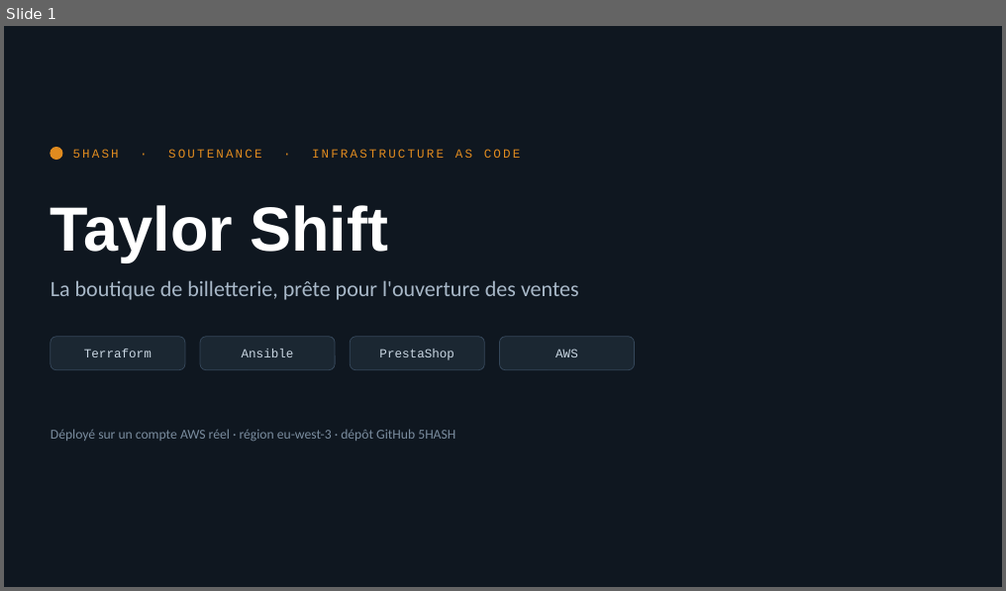
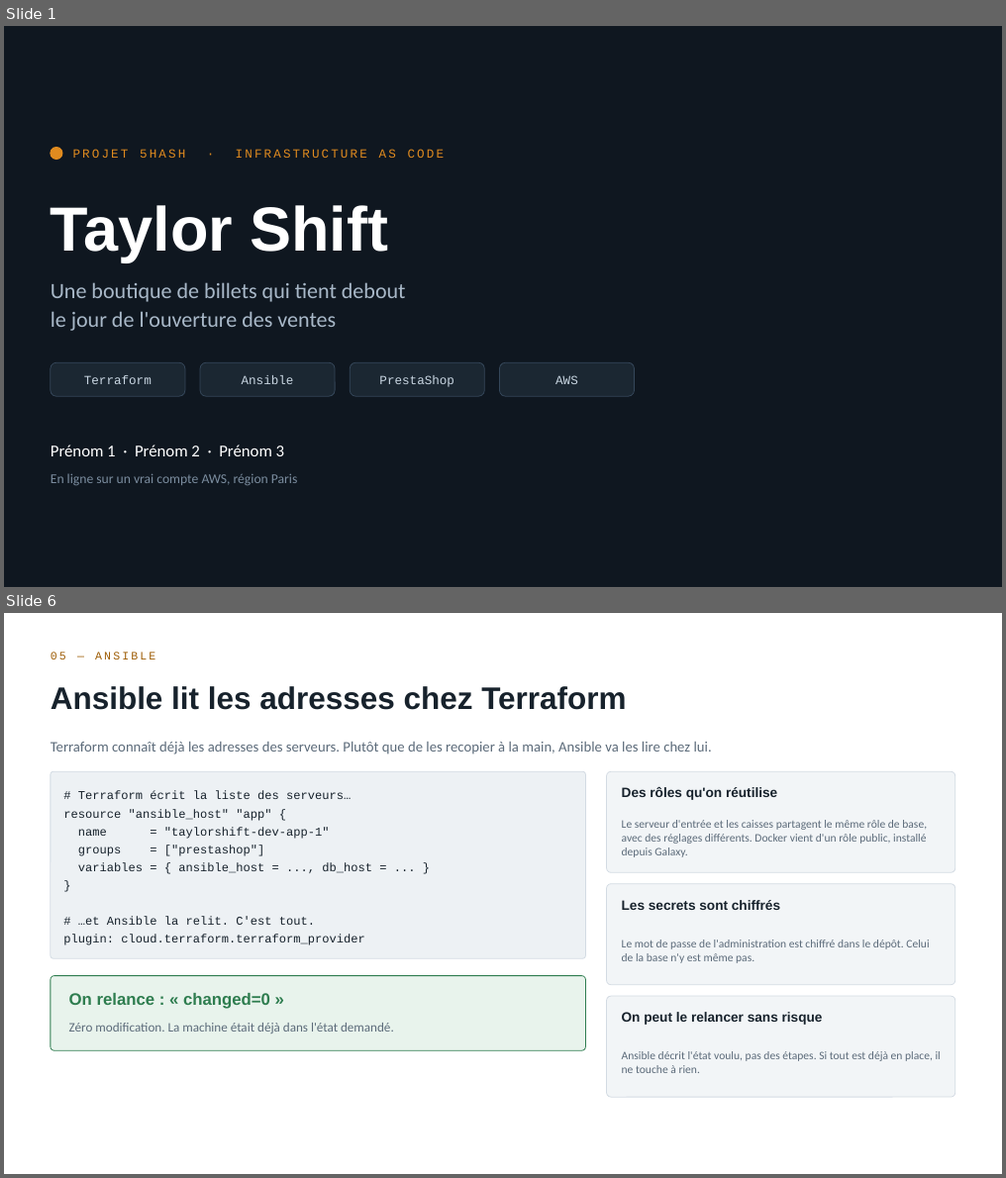
Before and after one commit to rayenebnt/5HASH, a slide deck: docs/soutenance-5hash.pptx. Shown one above the other, each under a label of ours: slide 1 before the commit, slides 1 and 6 after it; the slides between them are not shown. The pictures are 1006x591 and 1006x1178 pixels, drawn with LibreOffice and Linux fonts; fonts in the diff are those of the drawing. Boxes give left, top, right and bottom in pixels: in the first picture for what was removed or moved away, otherwise in the second. Text is boxed around its words. In the diff, an @@ line names an element or a change of style, - is before the commit and + after.

```diff
--- a/docs/soutenance-5hash.pptx
+++ b/docs/soutenance-5hash.pptx
@@ slide 6 added at <box>4,613,1002,1174</box>, background #FFFFFF @@
@@ text added at <box>51,652,155,660</box>, 11 pt, text #9E5D06 @@
+05 — ANSIBLE
@@ text added at <box>51,686,626,710</box>, 30 pt, text #17222C, bold @@
+Ansible lit les adresses chez Terraform
@@ text added at <box>51,742,712,755</box>, 14 pt, text #5C6B7A @@
+Terraform connaît déjà les adresses des serveurs. Plutôt que de les recopier à la main, Ansible va les lire chez lui.
@@ rounded rectangle added at <box>51,771,586,959</box>, fill #EDF1F4, outline #D3DBE3 0.75 pt @@
@@ rounded rectangle added at <box>607,771,955,872</box>, fill #F2F5F7, outline #D3DBE3 0.75 pt @@
@@ text added at <box>622,787,777,800</box>, 13 pt, text #17222C, bold @@
+Des rôles qu'on réutilise
@@ text added at <box>63,791,372,946</box>, 11.5 pt, text #17222C @@
+# Terraform écrit la liste des serveurs…
+resource "ansible_host" "app" {
+name = "taylorshift-dev-app-1"
+groups = ["prestashop"]
+variables = { ansible_host = ..., db_host = ... }
+}
+# …et Ansible la relit. C'est tout.
+plugin: cloud.terraform.terraform_provider
@@ text added at <box>622,820,927,858</box>, 11 pt, text #5C6B7A @@
+Le serveur d'entrée et les caisses partagent le même rôle de base, avec des réglages différents. Docker vient d'un rôle public, installé depuis Galaxy.
@@ rounded rectangle added at <box>607,884,955,985</box>, fill #F2F5F7, outline #D3DBE3 0.75 pt @@
@@ text added at <box>622,900,780,910</box>, 13 pt, text #17222C, bold @@
+Les secrets sont chiffrés
@@ text added at <box>622,940,929,963</box>, 11 pt, text #5C6B7A @@
+Le mot de passe de l'administration est chiffré dans le dépôt. Celui de la base n'y est même pas.
@@ rounded rectangle added at <box>51,976,586,1051</box>, fill #E8F3EC, outline #2E7D4F 0.75 pt @@
@@ text added at <box>69,993,270,1009</box>, 16 pt, text #2E7D4F, bold @@
+On relance : « changed=0 »
@@ rounded rectangle added at <box>607,996,955,1097</box>, fill #F2F5F7, outline #D3DBE3 0.75 pt @@
@@ text added at <box>69,1023,394,1034</box>, 12.5 pt, text #5C6B7A @@
+Zéro modification. La machine était déjà dans l'état demandé.
@@ text added at <box>622,1012,823,1025</box>, 13 pt, text #17222C, bold @@
+On peut le relancer sans risque
@@ text added at <box>622,1052,941,1073</box>, 11 pt, text #5C6B7A @@
+Ansible décrit l'état voulu, pas des étapes. Si tout est déjà en place, il ne touche à rien.
@@ slide 1 changed as well @@
@@ text at <box>73,149,445,158</box>: text changed @@
-5HASH · SOUTENANCE · INFRASTRUCTURE AS CODE
+PROJET 5HASH · INFRASTRUCTURE AS CODE
@@ text at <box>51,282,406,331</box>: text changed @@
-La boutique de billetterie, prête pour l'ouverture des ventes
+Une boutique de billets qui tient debout
+le jour de l'ouverture des ventes
@@ 4 texts, 4 rounded rectangles: place and size @@
-4 texts, 4 rounded rectangles at <box>51,337,635,371</box>
+4 texts, 4 rounded rectangles at <box>51,363,635,396</box>
@@ text at <box>51,445,284,457</box>: text changed; size 13 to 16 pt; text colour #7A8C9E to #FFFFFF @@
-Déployé sur un compte AWS réel · région eu-west-3 · dépôt GitHub 5HASH
+Prénom 1 · Prénom 2 · Prénom 3
@@ text added at <box>51,473,298,485</box>, 13 pt, text #7A8C9E @@
+En ligne sur un vrai compte AWS, région Paris
```
Also in this commit, not shown: 6 other slides changed, 4 other slides added, 5 slides removed, 2 other files.
